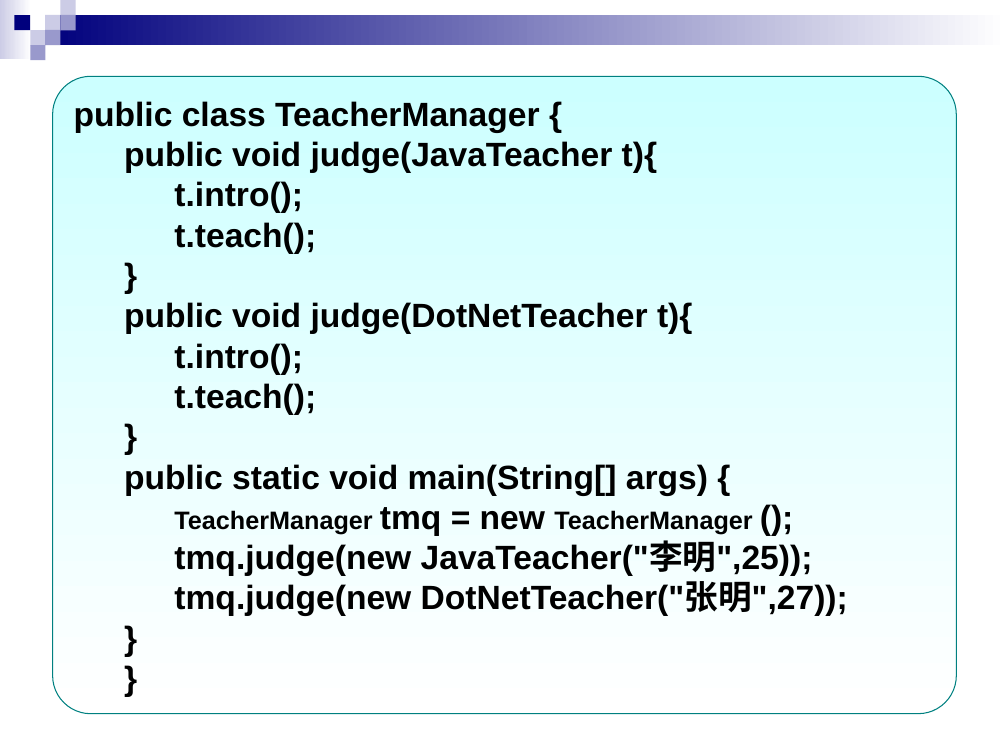
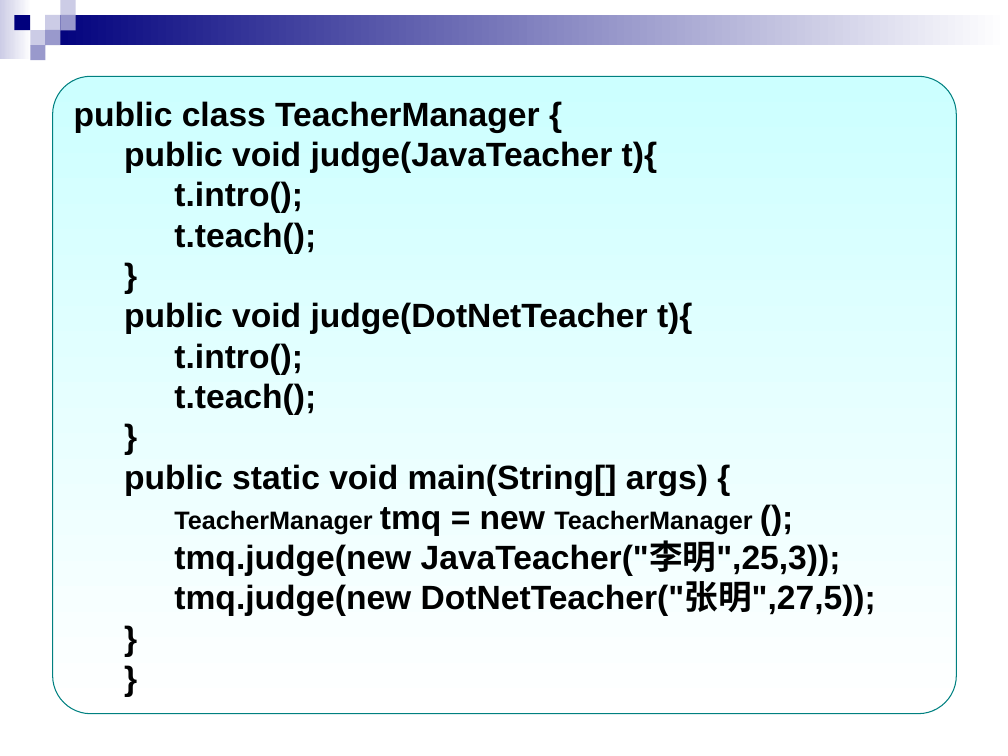
Before and after one commit to asiudgufgbukbsa/Software, a slide deck: slide 3 of Software/PPTs/9-Java对象的多态性.ppt. Drawn at 1008x756 pixels with LibreOffice and Linux fonts; fonts in the diff are those of the drawing. Boxes give left, top, right and bottom in pixels: in the first picture for what was removed or moved away, otherwise in the second. Text is boxed around its words. In the diff, an @@ line names an element or a change of style, - is before the commit and + after.

Commit message:
File PPTs

```diff
--- a/Software/PPTs/9-Java对象的多态性.ppt
+++ b/Software/PPTs/9-Java对象的多态性.ppt
@@ text in rounded rectangle at box(174, 542, 876, 616): text changed @@
-    tmq.judge(new JavaTeacher("李明",25));
-    tmq.judge(new DotNetTeacher("张明",27));
+    tmq.judge(new JavaTeacher("李明",25,3));
+    tmq.judge(new DotNetTeacher("张明",27,5));
```
Also in this commit, not shown: 19 other files.
